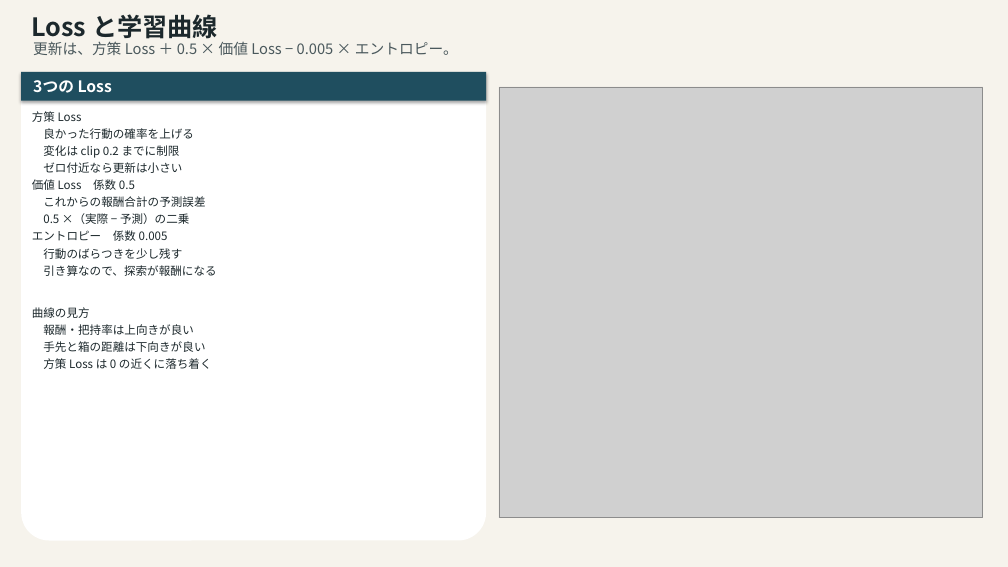
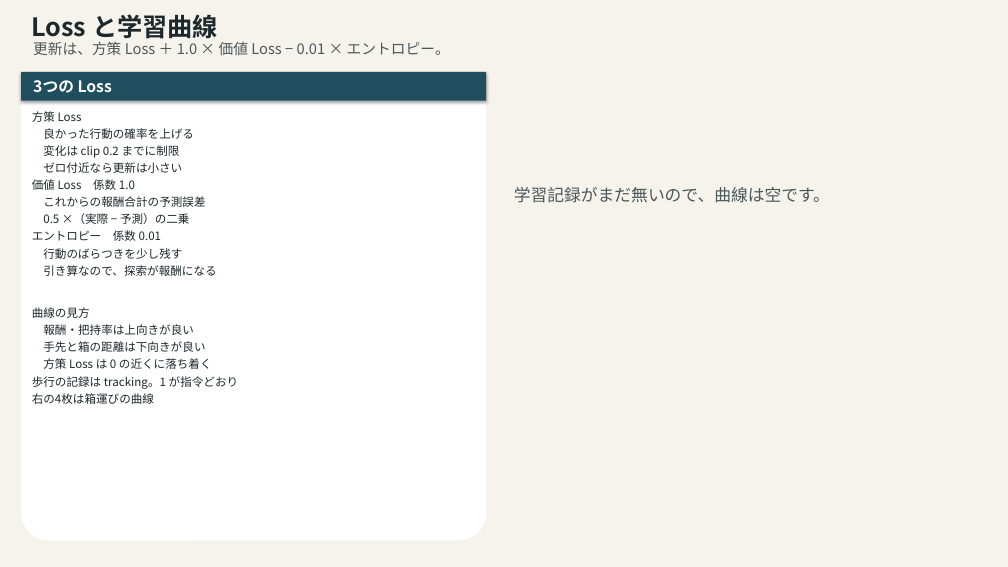
Before and after one commit to xeno1983/PAI_Task, a slide deck: slide 9 of scripts/PickAndCarry_学習条件.pptx (slide 4 before the commit). Drawn at 1008x567 pixels with LibreOffice and Linux fonts; fonts in the diff are those of the drawing; grey boxes stand for pictures. Boxes give left, top, right and bottom in pixels: in the first picture for what was removed or moved away, otherwise in the second. Text is boxed around its words. In the diff, an @@ line names an element or a change of style, - is before the commit and + after.

```diff
--- a/scripts/PickAndCarry_学習条件.pptx
+++ b/scripts/PickAndCarry_学習条件.pptx
@@ text at (x1=33, y1=41, x2=450, y2=55): text changed @@
-更新は、方策 Loss ＋ 0.5 × 価値 Loss − 0.005 × エントロピー。
+更新は、方策 Loss ＋ 1.0 × 価値 Loss − 0.01 × エントロピー。
@@ picture removed at (x1=499, y1=87, x2=983, y2=518) @@
@@ text at (x1=32, y1=179, x2=135, y2=190): text changed @@
-価値 Loss 係数 0.5
+価値 Loss 係数 1.0
@@ text added at (x1=514, y1=187, x2=830, y2=203), 16 pt, text #4A585C @@
+学習記録がまだ無いので、曲線は空です。
@@ text at (x1=32, y1=230, x2=161, y2=241): text changed @@
-エントロピー 係数 0.005
+エントロピー 係数 0.01
@@ text at (x1=32, y1=376, x2=238, y2=404): paragraphs added @@
+歩行の記録は tracking。1 が指令どおり
+右の4枚は箱運びの曲線
```
Also in this commit, not shown: 2 other slides changed, 5 slides added, 17 other files.
